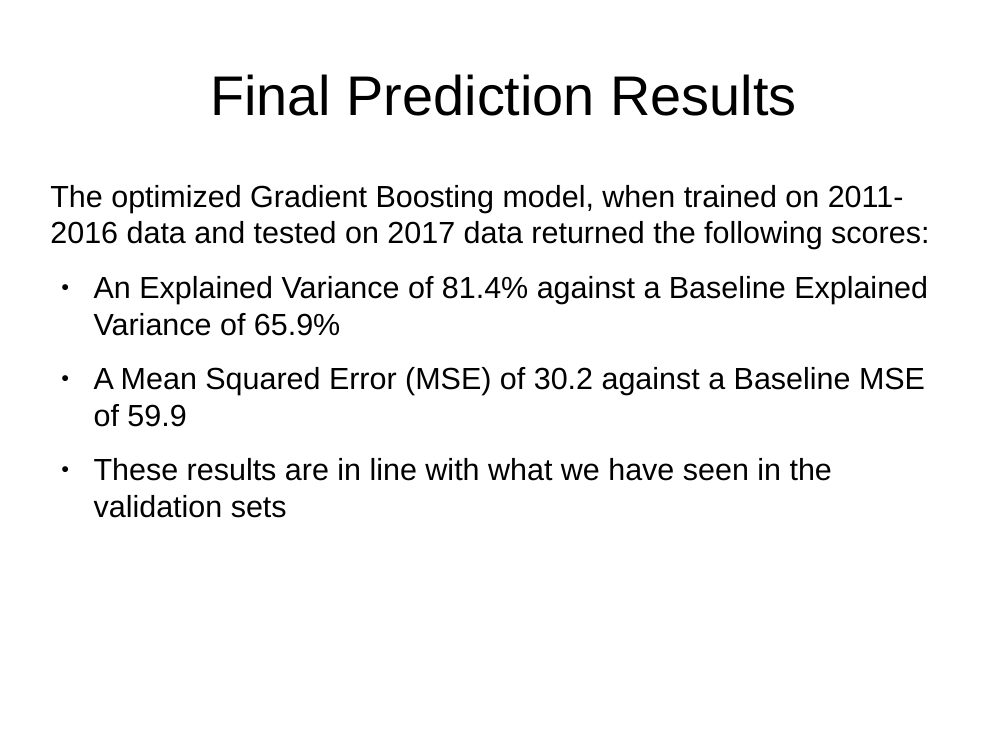
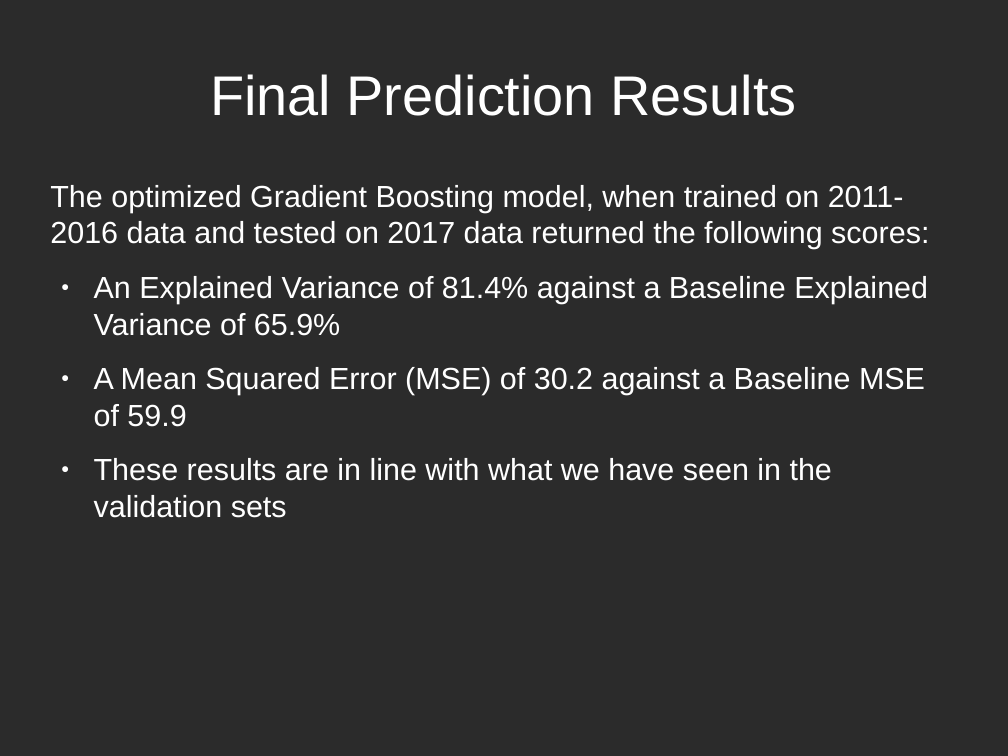
Before and after one commit to prantik-ghosh/bowling_performance_predictor_in_test_cricket, a slide deck: slide 11 of prantik_presentation_outline.odp (slide 12 before the commit). Drawn at 1008x756 pixels with LibreOffice and Linux fonts; fonts in the diff are those of the drawing; background and template pictures are left out; a plain dark background stands for a picture behind light text. Boxes give left, top, right and bottom in pixels: in the first picture for what was removed or moved away, otherwise in the second. Text is boxed around its words. In the diff, an @@ line names an element or a change of style, - is before the commit and + after.

```diff
--- a/prantik_presentation_outline.odp
+++ b/prantik_presentation_outline.odp
@@ background #FFFFFF to picture (left out) @@
@@ title "Final Prediction Results" at box(210, 74, 796, 116): text colour #000000 to #FFFFFF @@
@@ text "The optimized Gradient Boosting model, ..." at box(50, 185, 929, 518): text colour #000000 to #FFFFFF; bullet colour #000000 to #FFFFFF @@
```
Also in this commit, not shown: 11 other slides changed, 2 slides added, 3 slides removed, 3 other files.
